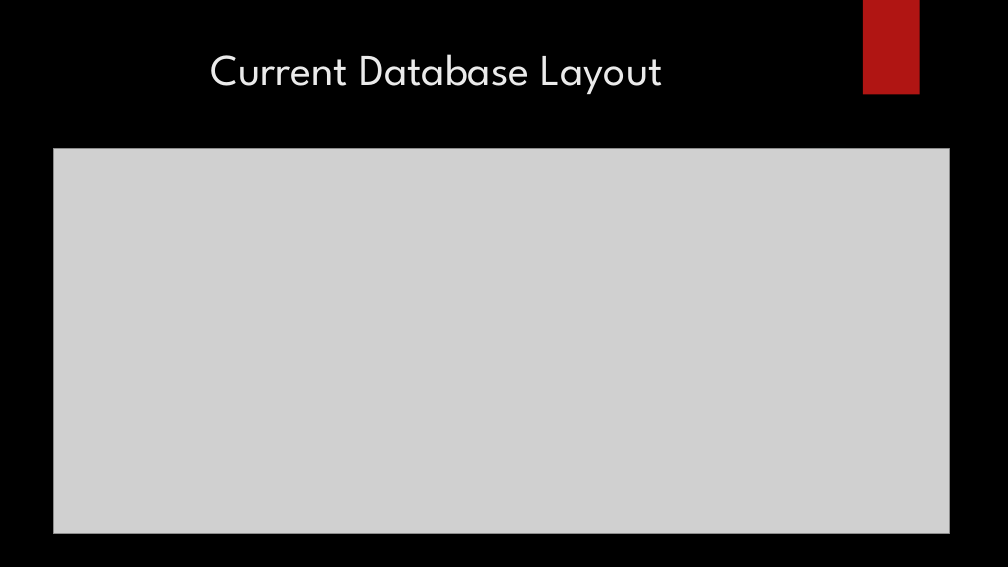
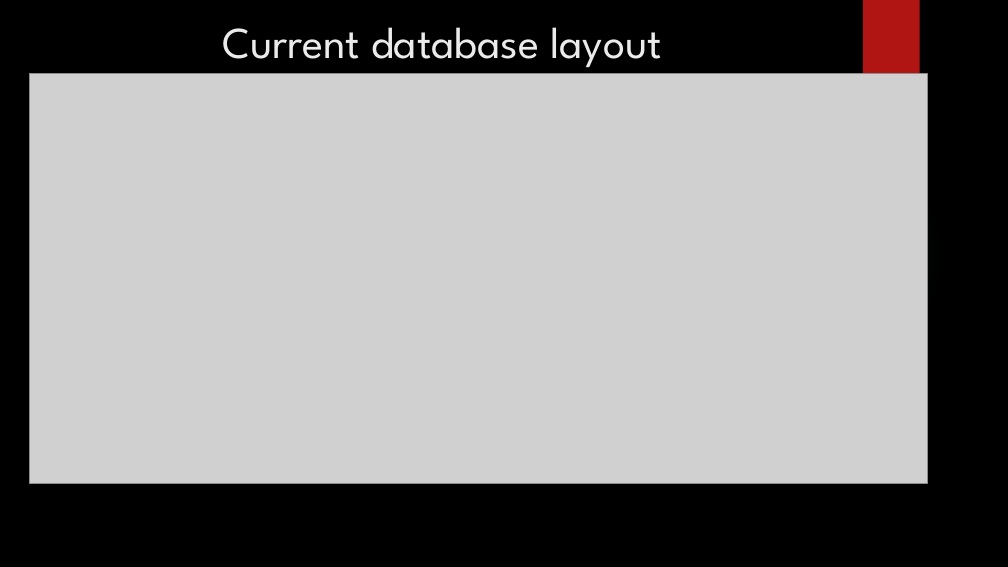
Before and after one commit to DavidB-typ/Third-Year-Project, a slide deck: slide 5 of Documents&Plans/Presentation2.pptx. Drawn at 1008x567 pixels with LibreOffice and Linux fonts; fonts in the diff are those of the drawing; grey boxes stand for pictures; background and template pictures are left out. Boxes give left, top, right and bottom in pixels: in the first picture for what was removed or moved away, otherwise in the second. Text is boxed around its words. In the diff, an @@ line names an element or a change of style, - is before the commit and + after.

Commit message:
added revised version of second presentation
Uploaded this final version of the presentation to moodle after fixing the database diagram

```diff
--- a/Documents&Plans/Presentation2.pptx
+++ b/Documents&Plans/Presentation2.pptx
@@ title at [222,27,661,67]: text changed @@
-Current Database Layout
+Current database layout
@@ picture: place and size @@
-picture at [54,149,950,534]
+picture at [30,73,928,483]
```
